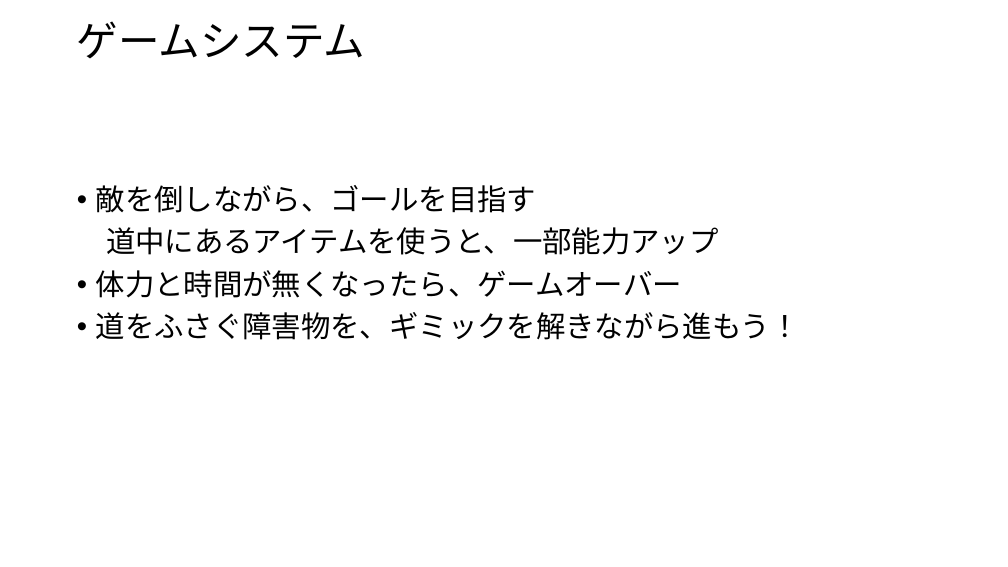
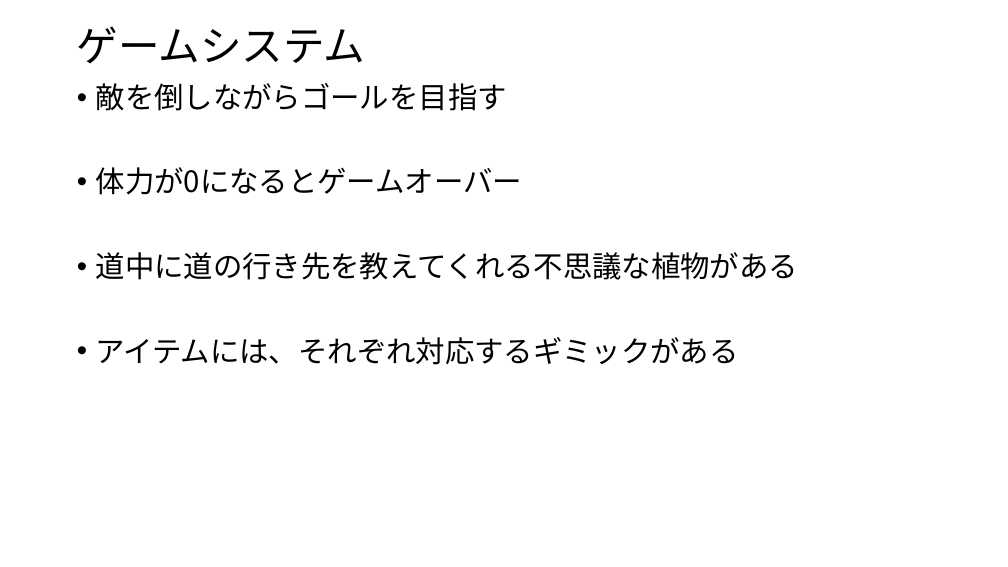
Before and after one commit to 2022Game/15Hirota, a slide deck: slide 5 of 3DLv3_2023_vs2019/Plan/プレゼンテーション1.pptx. Drawn at 1008x567 pixels with LibreOffice and Linux fonts; fonts in the diff are those of the drawing. Boxes give left, top, right and bottom in pixels: in the first picture for what was removed or moved away, otherwise in the second. Text is boxed around its words. In the diff, an @@ line names an element or a change of style, - is before the commit and + after.

```diff
--- a/3DLv3_2023_vs2019/Plan/プレゼンテーション1.pptx
+++ b/3DLv3_2023_vs2019/Plan/プレゼンテーション1.pptx
@@ title "ゲームシステム": place and size @@
-title "ゲームシステム" at box(77, 21, 366, 58)
+title "ゲームシステム" at box(77, 26, 366, 63)
@@ text at box(96, 83, 798, 365): text changed @@
-• 敵を倒しながら、ゴールを目指す
-道中にあるアイテムを使うと、一部能力アップ
-• 体力と時間が無くなったら、ゲームオーバー
-• 道をふさぐ障害物を、ギミックを解きながら進もう！
+• 敵を倒しながらゴールを目指す
+• 体力が0になるとゲームオーバー
+• 道中に道の行き先を教えてくれる不思議な植物がある
+• アイテムには、それぞれ対応するギミックがある
```
Also in this commit, not shown: 3 other slides changed, 1 other file.
